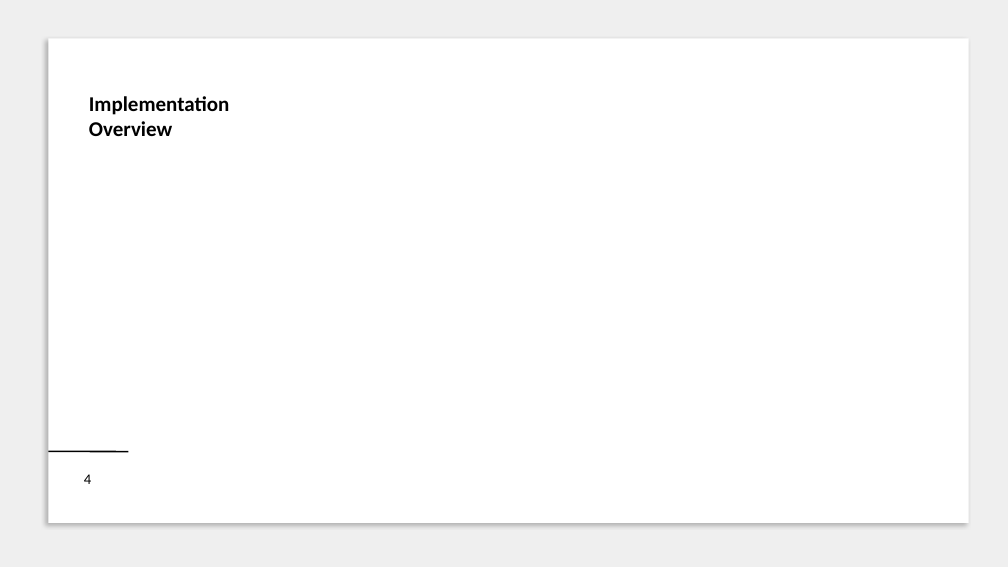
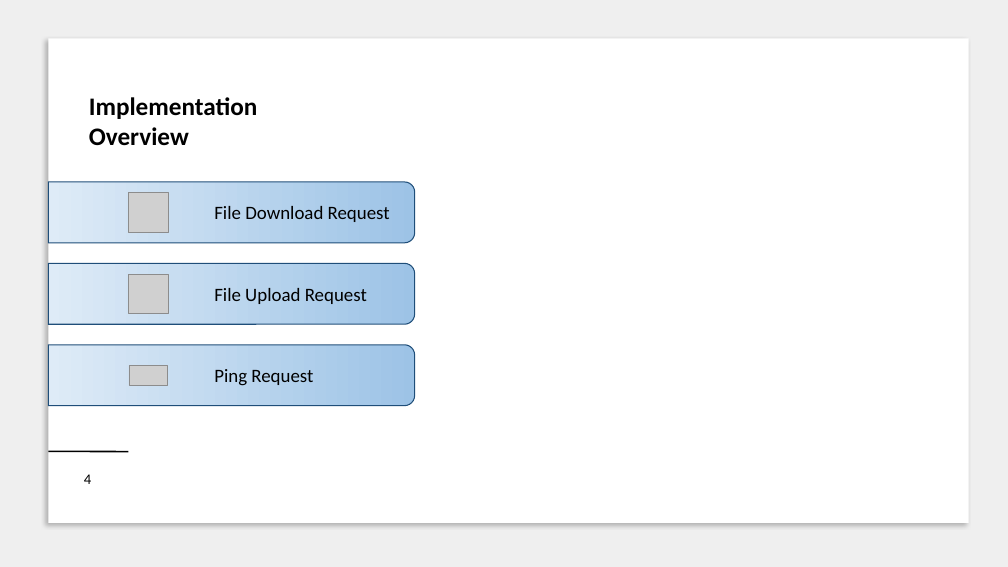
Before and after one commit to RicPu/NetworkSecurityProject, a slide deck: slide 4 of presentation/Presentation.pptx. Drawn at 1008x567 pixels with LibreOffice and Linux fonts; fonts in the diff are those of the drawing; grey boxes stand for pictures. Boxes give left, top, right and bottom in pixels: in the first picture for what was removed or moved away, otherwise in the second. Text is boxed around its words. In the diff, an @@ line names an element or a change of style, - is before the commit and + after.

Commit message:
implementation update

```diff
--- a/presentation/Presentation.pptx
+++ b/presentation/Presentation.pptx
@@ text "Implementation Overview" at box(89, 97, 258, 146): size 20 to 24 pt @@
@@ round same rect added at box(48, 182, 415, 243), fill gradient #9DC3E6 to #DEEBF7, outline #F7FAFD 1 pt @@
@@ picture added at box(129, 193, 168, 232) @@
@@ text added at box(214, 206, 390, 222), 18 pt, text #000000 @@
+File Download Request
@@ round same rect added at box(48, 263, 415, 324), fill gradient #9DC3E6 to #DEEBF7, outline #F7FAFD 1 pt @@
@@ picture added at box(129, 274, 168, 313) @@
@@ text added at box(214, 288, 367, 304), 18 pt, text #000000 @@
+File Upload Request
@@ round same rect added at box(48, 345, 415, 406), fill gradient #9DC3E6 to #DEEBF7, outline #F7FAFD 1 pt @@
@@ picture added at box(129, 365, 168, 385) @@
@@ text added at box(214, 369, 313, 386), 18 pt, text #000000 @@
+Ping Request
```
Also in this commit, not shown: 3 other slides changed.
